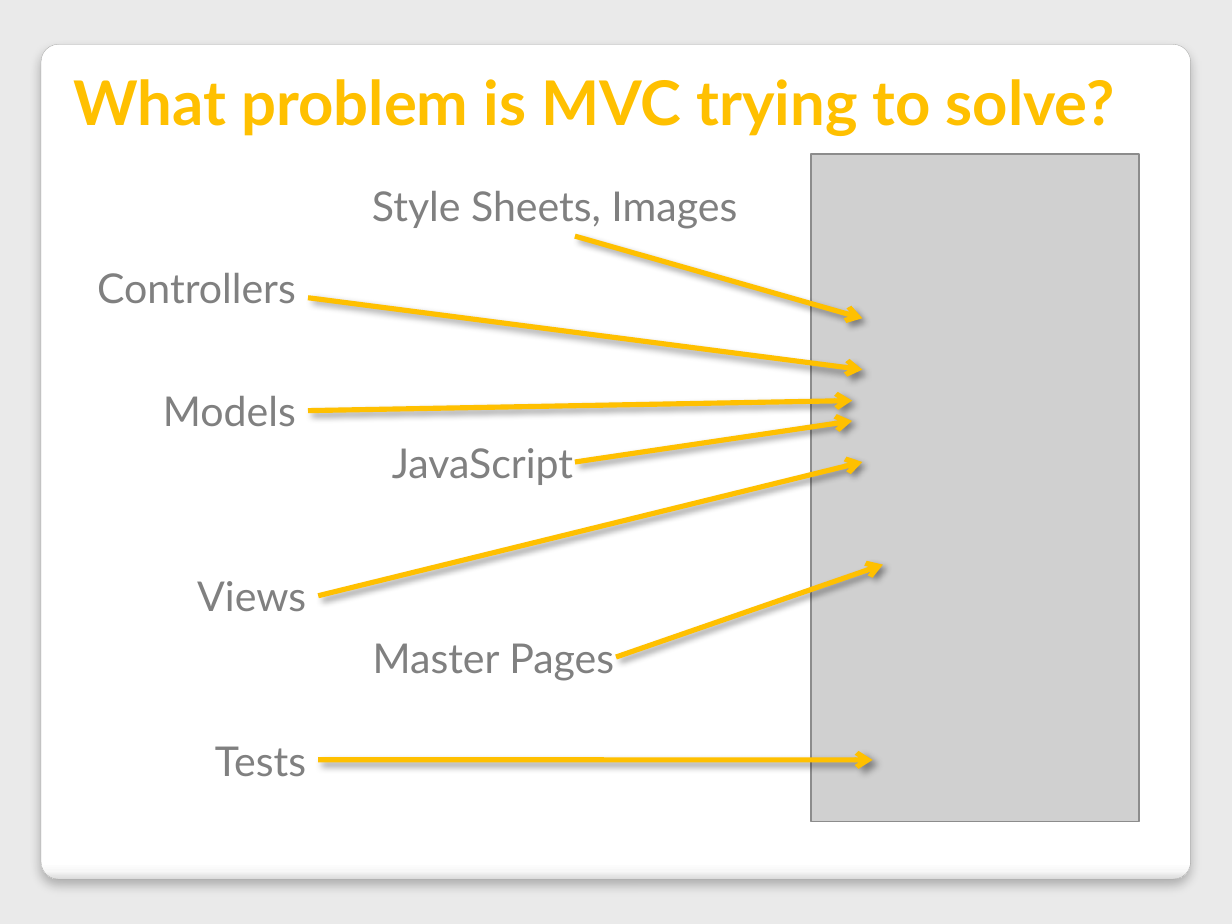
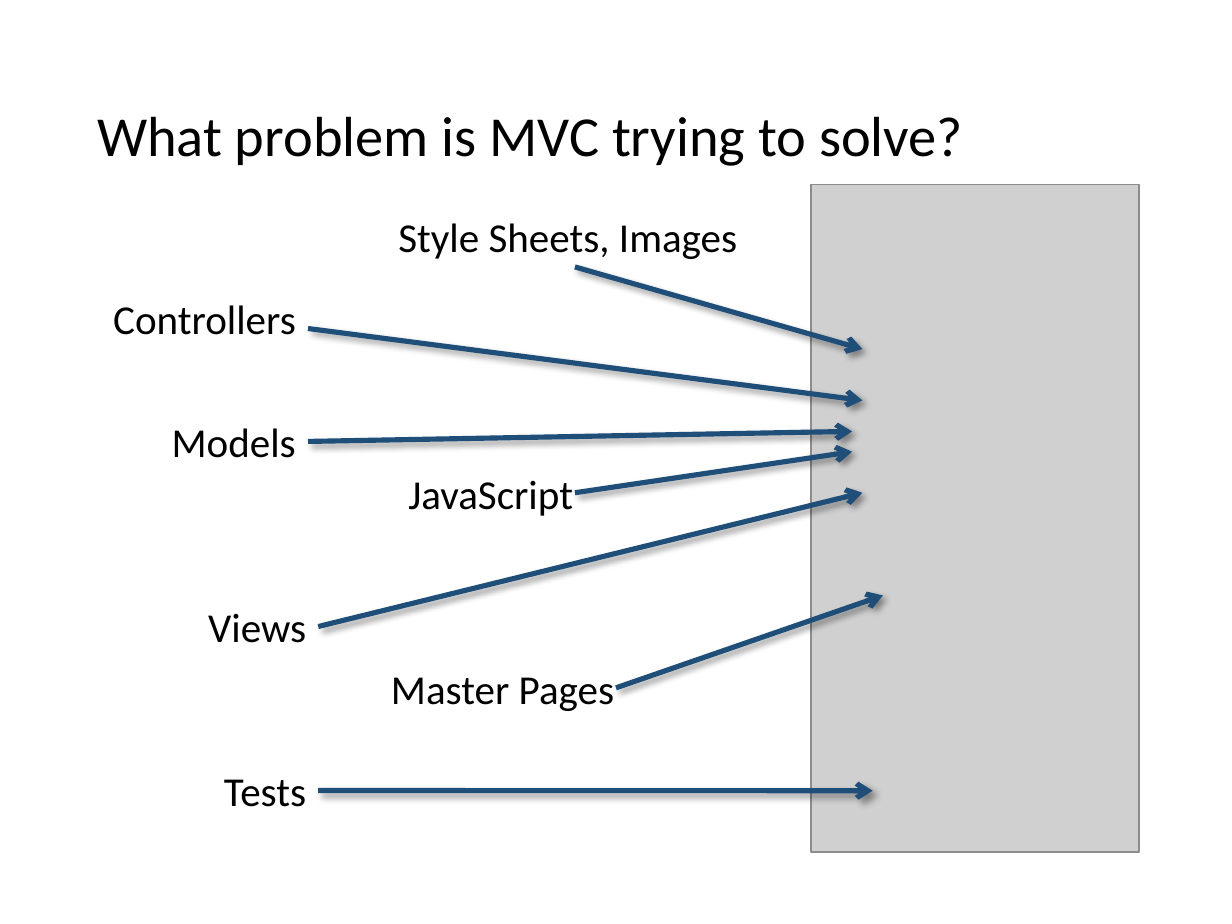
Before and after one commit to VolareSoftware/Presentations, a slide deck: slide 15 of Intro to MVC and Web API - Denver Dev Days/Introduction to MVC and Web API.pptx (slide 11 before the commit). Drawn at 1232x924 pixels with LibreOffice and Linux fonts; fonts in the diff are those of the drawing; grey boxes stand for pictures. Boxes give left, top, right and bottom in pixels: in the first picture for what was removed or moved away, otherwise in the second. Text is boxed around its words. In the diff, an @@ line names an element or a change of style, - is before the commit and + after.

Commit message:
updaate styles and grab old content, still need to update and add new stuff

```diff
--- a/Intro to MVC and Web API - Denver Dev Days/Introduction to MVC and Web API.pptx
+++ b/Intro to MVC and Web API - Denver Dev Days/Introduction to MVC and Web API.pptx
@@ background #EAEAEA to #FFFFFF @@
@@ rounded rectangle removed at [41, 44, 1190, 880] @@
@@ title "What problem is MVC trying ...": place and size @@
-title "What problem is MVC trying ..." at [74, 79, 1115, 136]
+title "What problem is MVC trying ..." at [97, 116, 963, 166]
@@ title "What problem is MVC trying ..." at [97, 116, 963, 166]: size 36 to 33 pt, font Lato to Calibri, text colour #FFC000 to #000000, bold off; line spacing 1 to 0.9; vertical alignment bottom to middle @@
@@ arrow (575, 267) - (862, 349): stroke #FFC000 3 pt to #1F4E79 3 pt @@
@@ arrow (308, 329) - (862, 400): stroke #FFC000 3 pt to #1F4E79 3 pt @@
@@ arrow (308, 441) - (853, 431): stroke #FFC000 3 pt to #1F4E79 3 pt @@
@@ arrow (575, 493) - (853, 452): stroke #FFC000 3 pt to #1F4E79 3 pt @@
@@ arrow (318, 627) - (862, 493): stroke #FFC000 3 pt to #1F4E79 3 pt @@
@@ 7 texts, 7 arrows, 1 picture: place and size @@
-7 texts, 7 arrows, 1 picture at [97, 154, 1138, 822]
+7 texts, 7 arrows, 1 picture at [113, 185, 1138, 853]
@@ arrow (616, 687) - (883, 595): stroke #FFC000 3 pt to #1F4E79 3 pt @@
@@ font Lato to Calibri, text colour #808080 to #000000 in 7 elements at [398, 223, 737, 259], [113, 305, 296, 335], [172, 428, 296, 458], [408, 480, 573, 516], [208, 613, 306, 643], [391, 677, 614, 711], [224, 779, 306, 807] @@
@@ arrow (318, 791) - (872, 791): stroke #FFC000 3 pt to #1F4E79 3 pt @@
```
Also in this commit, not shown: 14 other slides changed, 10 slides added, 8 slides removed.
